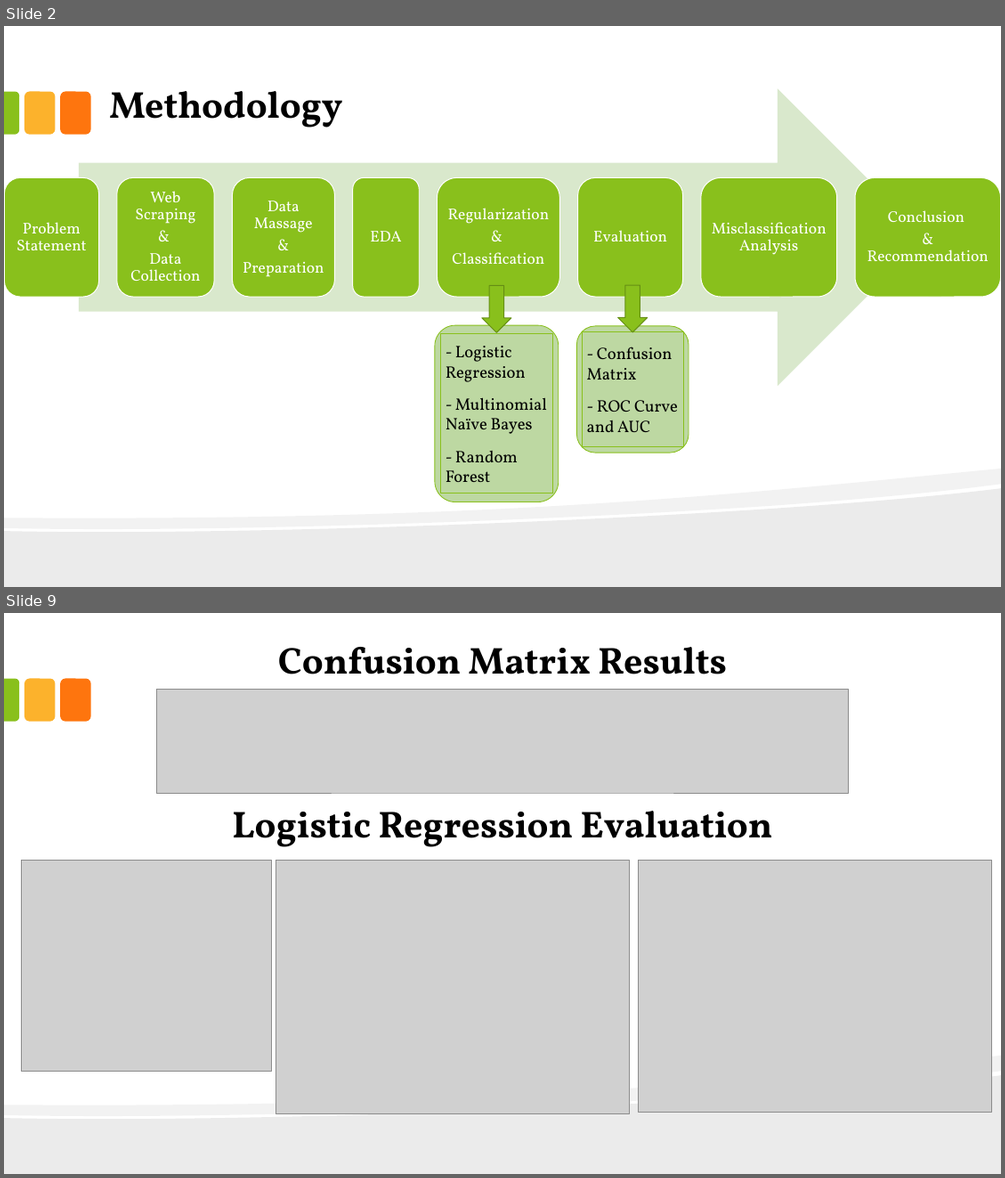
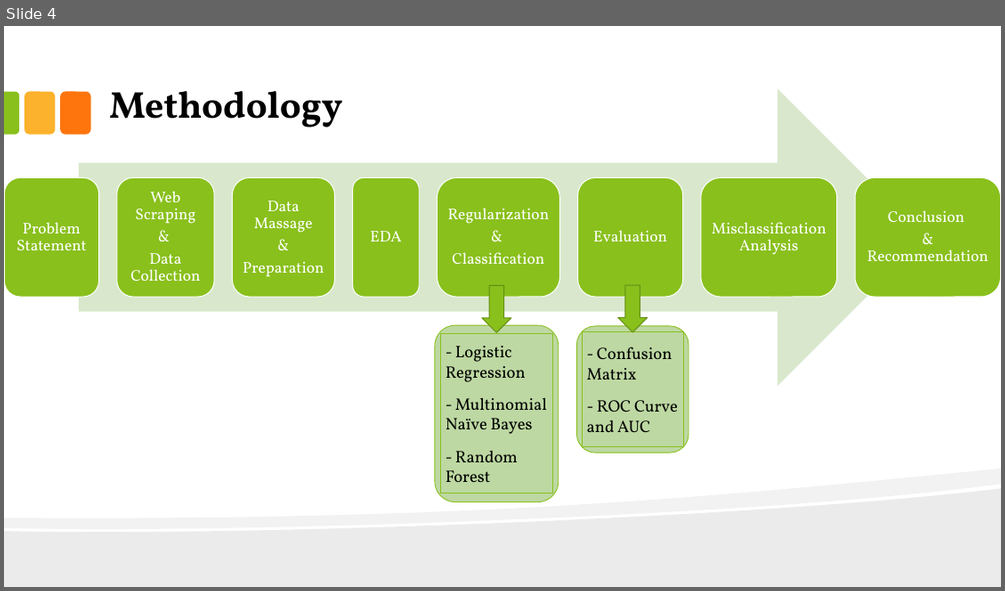
Before and after one commit to JackFongNew/dsiprojects, a slide deck: Vegetarian and Carnivore Classification/Vegetarian and Carnivore Classification.pptx. Shown one above the other, each under a label of ours: slides 2 and 9 before the commit, slide 4 after it; the slides between them are not shown. The pictures are 1005x1178 and 1005x591 pixels, drawn with LibreOffice and Linux fonts; fonts in the diff are those of the drawing; grey boxes stand for pictures. Boxes give left, top, right and bottom in pixels: in the first picture for what was removed or moved away, otherwise in the second. Text is boxed around its words. In the diff, an @@ line names an element or a change of style, - is before the commit and + after.

```diff
--- a/Vegetarian and Carnivore Classification/Vegetarian and Carnivore Classification.pptx
+++ b/Vegetarian and Carnivore Classification/Vegetarian and Carnivore Classification.pptx
@@ slide 9 removed at box(4, 613, 1001, 1174), background #FFFFFF; not listed: 5 template elements that a slide beside it also shows @@
@@ text removed at box(278, 647, 727, 690) @@
-Confusion Matrix Results
@@ picture removed at box(156, 690, 849, 793) @@
@@ text removed at box(232, 811, 773, 847) @@
-Logistic Regression Evaluation
@@ picture removed at box(21, 860, 272, 1071) @@
@@ picture removed at box(276, 860, 629, 1113) @@
@@ picture removed at box(638, 860, 991, 1112) @@
@@ what was slide 2 is now slide 4 @@
```
Also in this commit, not shown: 10 slides changed, 3 slides added, 1 other file.
